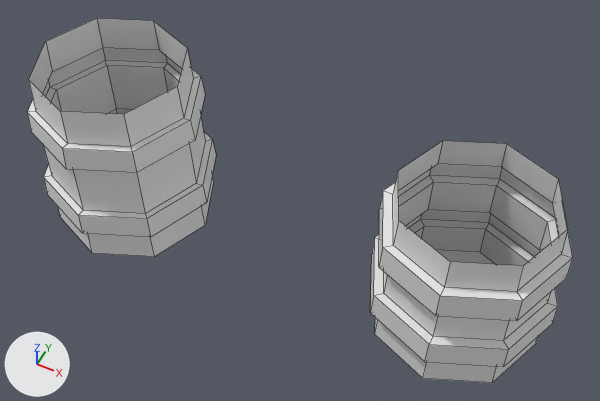
One commit to the Blender file Blender/Tankard.blend: the scene before it, then after it.
The view is the same before and after, from a 50 mm camera at (0.88, -5.83, 8.25) aimed at (-1.95, -0.16, 1.17). The lights are fixed; the arrows at lower left show +X, +Y and +Z. The older version comes first. Mesh edges are drawn as thin lines.

Script lines for the objects in view, before the commit:
```python
me_cylinder = bpy.data.meshes.new('Cylinder')
me_cylinder.from_pydata(...)  # 80 vertices, 73 faces; spans x -1.06..1.06, y -1.06..1.06, z 0.01..2.22
me_cylinder_001 = bpy.data.meshes.new('Cylinder.001')
me_cylinder_001.from_pydata(...)  # 80 vertices, 73 faces; spans x -1.09..1.09, y -1.09..1.09, z -1.0..1.0
ob_cylinder = bpy.data.objects.new('Cylinder', me_cylinder)
ob_cylinder.location = (-4.194, -0.331, 0.247)
ob_cylinder_001 = bpy.data.objects.new('Cylinder.001', me_cylinder_001)
ob_cylinder_001.location = (0.0, 0.0, 1.009)
```
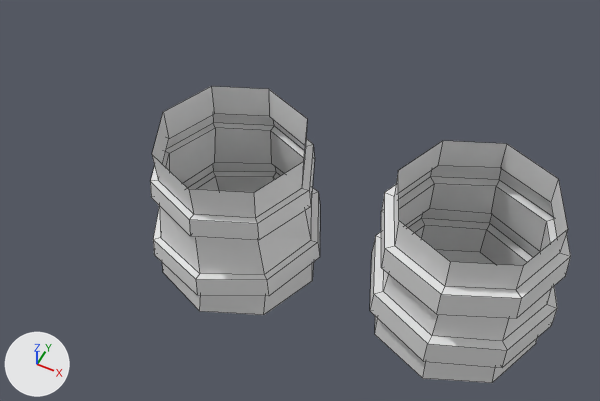
Location of each change, [x1, y1, x2, y2] in pixels of the pictures (600 x 401 px):
'Cylinder', deleted
    before: [27, 18, 216, 257]
'4Loops', added
    after: [150, 86, 320, 315]

What changed in the scene script:
```text
Add me_cylinder_1:
    me_cylinder_1.from_pydata(...)  # 80 vertices, 73 faces; spans x -1.06..1.07, y -1.07..1.06, z 0.01..2.22
Remove ob_cylinder:
    ob_cylinder = bpy.data.objects.new('Cylinder', me_cylinder)
    ob_cylinder.location = (-4.194, -0.331, 0.247)
Add ob_4loops:
    ob_4loops = bpy.data.objects.new('4Loops', me_cylinder_1)
    ob_4loops.location = (-2.697, -0.331, -0.015)
    ob_4loops.scale = (1.0, 1.0, 0.912)
```
